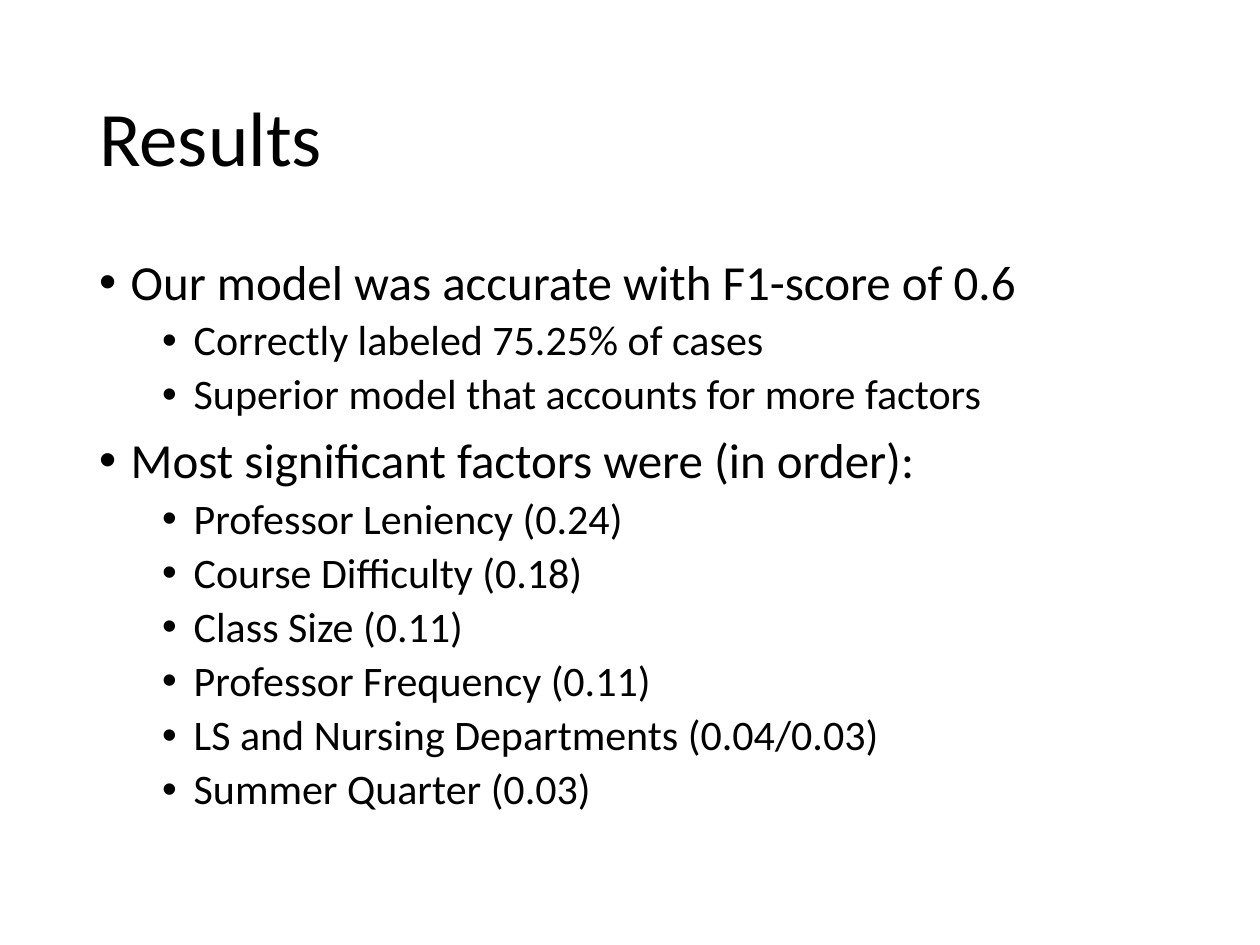
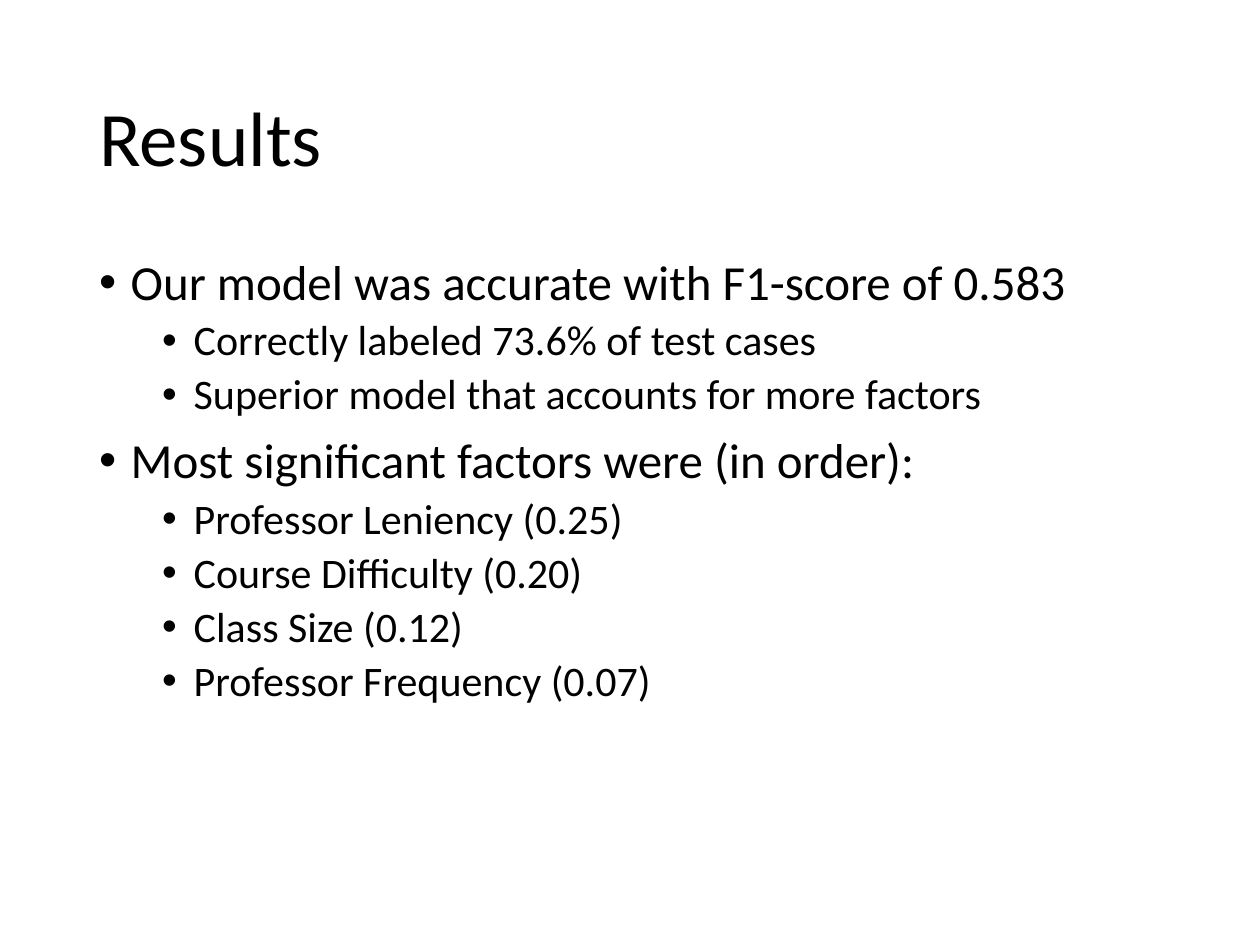
Before and after one commit to kaizersaber/stats131, a slide deck: slide 5 of Project_Slides.pptx. Drawn at 1260x945 pixels with LibreOffice and Linux fonts; fonts in the diff are those of the drawing. Boxes give left, top, right and bottom in pixels: in the first picture for what was removed or moved away, otherwise in the second. Text is boxed around its words. In the diff, an @@ line names an element or a change of style, - is before the commit and + after.

```diff
--- a/Project_Slides.pptx
+++ b/Project_Slides.pptx
@@ text at (x1=131, y1=266, x2=1065, y2=362): text changed @@
-• Our model was accurate with F1-score of 0.6
-  • Correctly labeled 75.25% of cases
+• Our model was accurate with F1-score of 0.583
+  • Correctly labeled 73.6% of test cases
@@ text at (x1=194, y1=503, x2=651, y2=703): text changed @@
-  • Professor Leniency (0.24)
-  • Course Difficulty (0.18)
-  • Class Size (0.11)
-  • Professor Frequency (0.11)
-  • LS and Nursing Departments (0.04/0.03)
-  • Summer Quarter (0.03)
+  • Professor Leniency (0.25)
+  • Course Difficulty (0.20)
+  • Class Size (0.12)
+  • Professor Frequency (0.07)
```
Also in this commit, not shown: 4 other slides changed.
